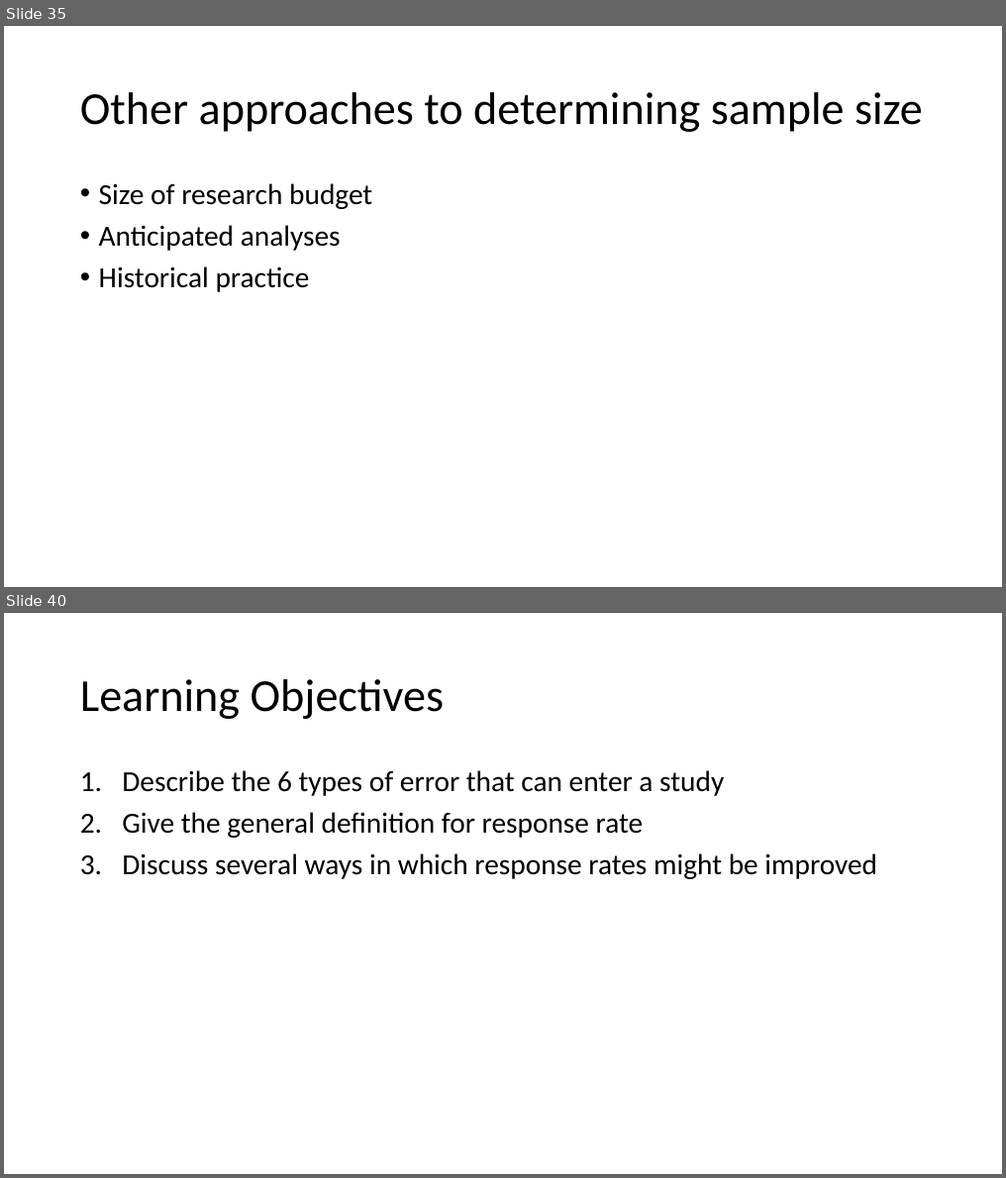
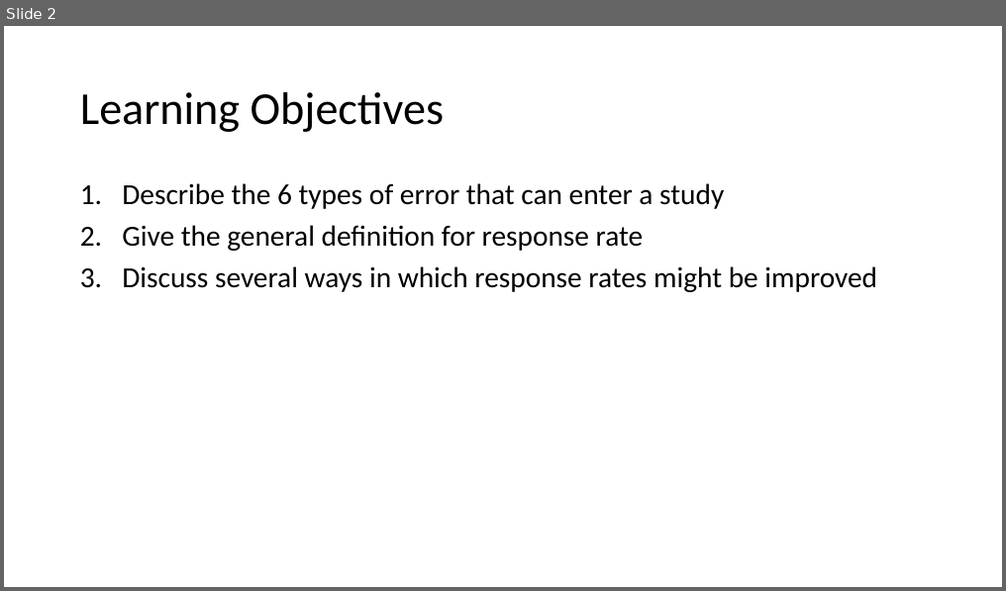
Before and after one commit to mikenguyen13/mar4050, a slide deck: lectures/7/Developing the sampling plan.pptx. Shown one above the other, each under a label of ours: slides 35 and 40 before the commit, slide 2 after it; the slides between them are not shown. The pictures are 1006x1178 and 1006x591 pixels, drawn with LibreOffice and Linux fonts; fonts in the diff are those of the drawing. Boxes give left, top, right and bottom in pixels: in the first picture for what was removed or moved away, otherwise in the second. Text is boxed around its words. In the diff, an @@ line names an element or a change of style, - is before the commit and + after.

```diff
--- a/lectures/7/Developing the sampling plan.pptx
+++ b/lectures/7/Developing the sampling plan.pptx
@@ slide 35 removed at [4,26,1002,587], background #FFFFFF @@
@@ title removed at [80,92,923,132] @@
-Other approaches to determining sample size
@@ text removed at [99,183,372,292] @@
-• Size of research budget
-• Anticipated analyses
-• Historical practice
@@ what was slide 40 is now slide 2 @@
```
Also in this commit, not shown: 1 slide changed, 1 slide added, 37 other slides removed, 2 other files.
